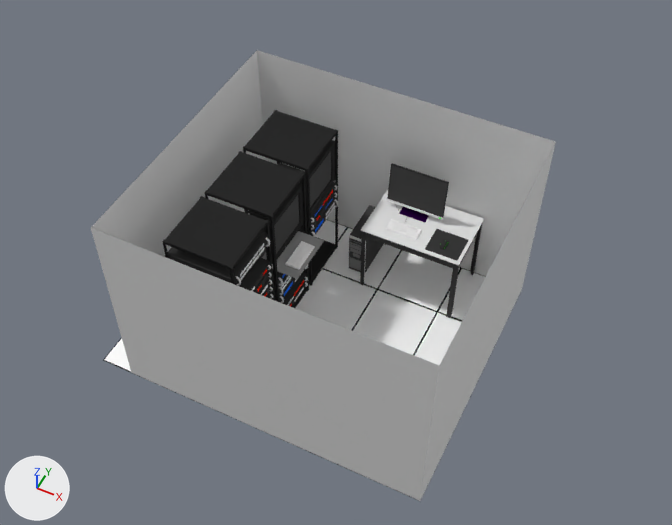
An edit to the Blender file ServerRoom.blend, drawn before and after from the same camera.
The view is the same before and after, from a 50 mm lens placed at (10.19, -12.25, 22.09), pointed at (2.6, 2.94, 3.11). Lighting does not change. The marker at lower left points along +X, +Y and +Z.
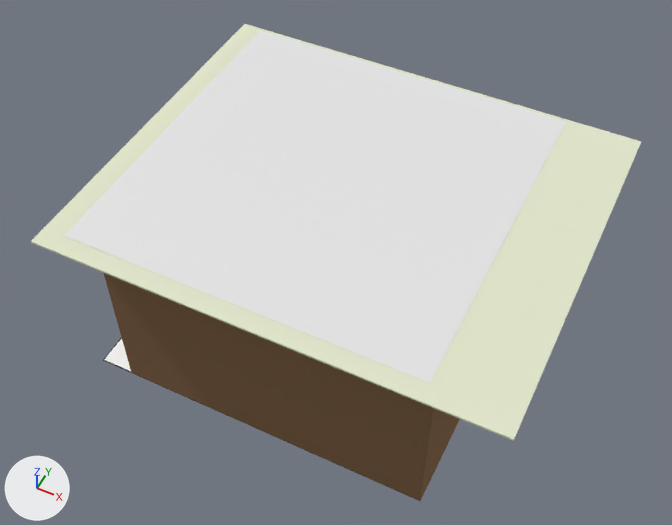
Changed parts and their boxes (x1, y1, x2, y2) in the pictures (672 x 525 px):
'Plane.001', added
    after: (64, 30, 566, 383)
'Plane', recoloured (white to brown)
    both: (91, 50, 556, 501)
'Cube.043', added
    after: (31, 24, 641, 441)
'Cube', unchanged, covered by the edit
    before: (162, 196, 275, 300)
'Cube.010', unchanged, covered by the edit
    before: (243, 110, 338, 286)
'Cube.009', unchanged, covered by the edit
    before: (205, 151, 309, 308)
'Cube.011', unchanged, covered by the edit
    before: (360, 190, 484, 318)

What changed in the scene script:
```text
Add mat_wallmaterial:
    mat_wallmaterial = diffuse_material('WallMaterial')
    mat_wallmaterial.base_color = (0.254, 0.15, 0.0802)  # brown #8a6c50
Add mat_ceilingtileedge:
    mat_ceilingtileedge = diffuse_material('CeilingTileEdge')
    mat_ceilingtileedge.base_color = (0.768, 0.8, 0.609)  # white #e3e7cd
Add mat_ceilingtilemat:
    mat_ceilingtilemat = diffuse_material('CeilingTileMat')
    mat_ceilingtilemat.base_color = (0.8, 0.8, 0.8)  # white #e7e7e7
Change me_plane:
    where me_plane.from_pydata(...)  # 10 vertices, 5 faces; spans x -2.0..7.0, y -1.0..7.0, z 0.0..6.0
    add me_plane.materials.append(mat_wallmaterial)  # brown #8a6c50
Add me_plane_004:
    me_plane_004.from_pydata([(-1.0, -1.0, 0.0), (1.0, -1.0, 0.0), (-1.0, 1.0, 0.0), (1.0, 1.0, 0.0)], [], [(0, 1, 3, 2)])
Add me_cube_079:
    me_cube_079.from_pydata(...)  # 480 vertices, 420 faces; spans x -1.0..11.0, y -9.0..1.0, z 0.0..1.4
    # faces by material slot: [30, 390]
    me_cube_079.materials.append(mat_ceilingtilemat)  # its picture is missing
    me_cube_079.materials.append(mat_ceilingtileedge)  # white #e3e7cd
Change ob_cube_042:
    remove _m = ob_cube_042.modifiers.new('Array', 'ARRAY')
    remove _m.count = 4
    remove _m.constant_offset_displace = (0.0, 0.0, 0.0)
    remove _m.relative_offset_displace = (0.0, 1.0, 0.0)
Add ob_plane_001:
    ob_plane_001 = bpy.data.objects.new('Plane.001', me_plane_004)
    ob_plane_001.location = (2.3, 3.2, 6.01)
    ob_plane_001.scale = (4.7, 4.7, 4.7)
Add ob_cube_043:
    ob_cube_043 = bpy.data.objects.new('Cube.043', me_cube_079)
    ob_cube_043.location = (-2.0, -1.0, 6.0)
    ob_cube_043.rotation_euler = (3.142, 0.0, 0.0)  # degrees (180, 0, 0)
    ob_cube_043.scale = (1.0, 1.0, 0.05)
```
